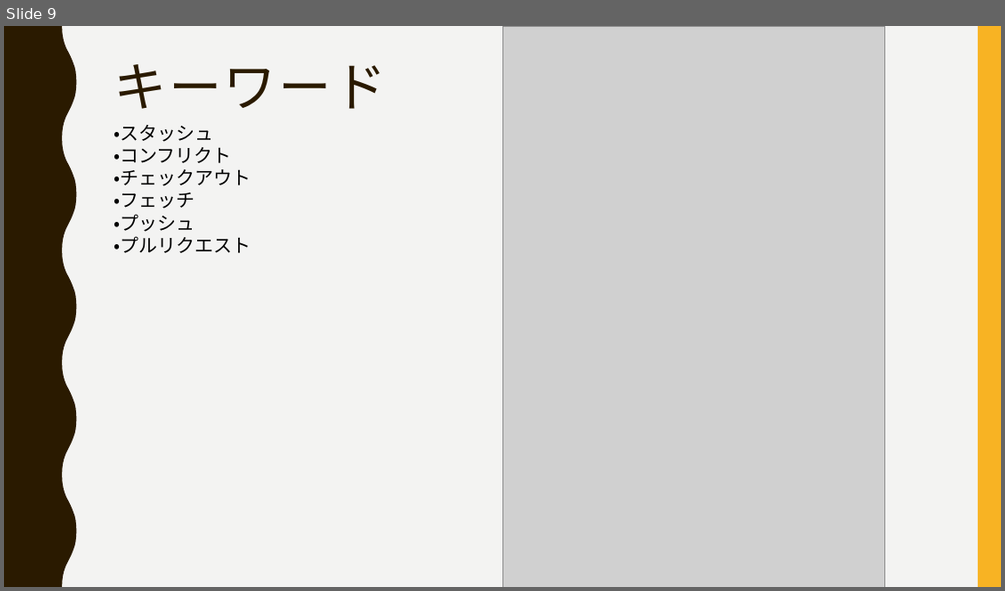
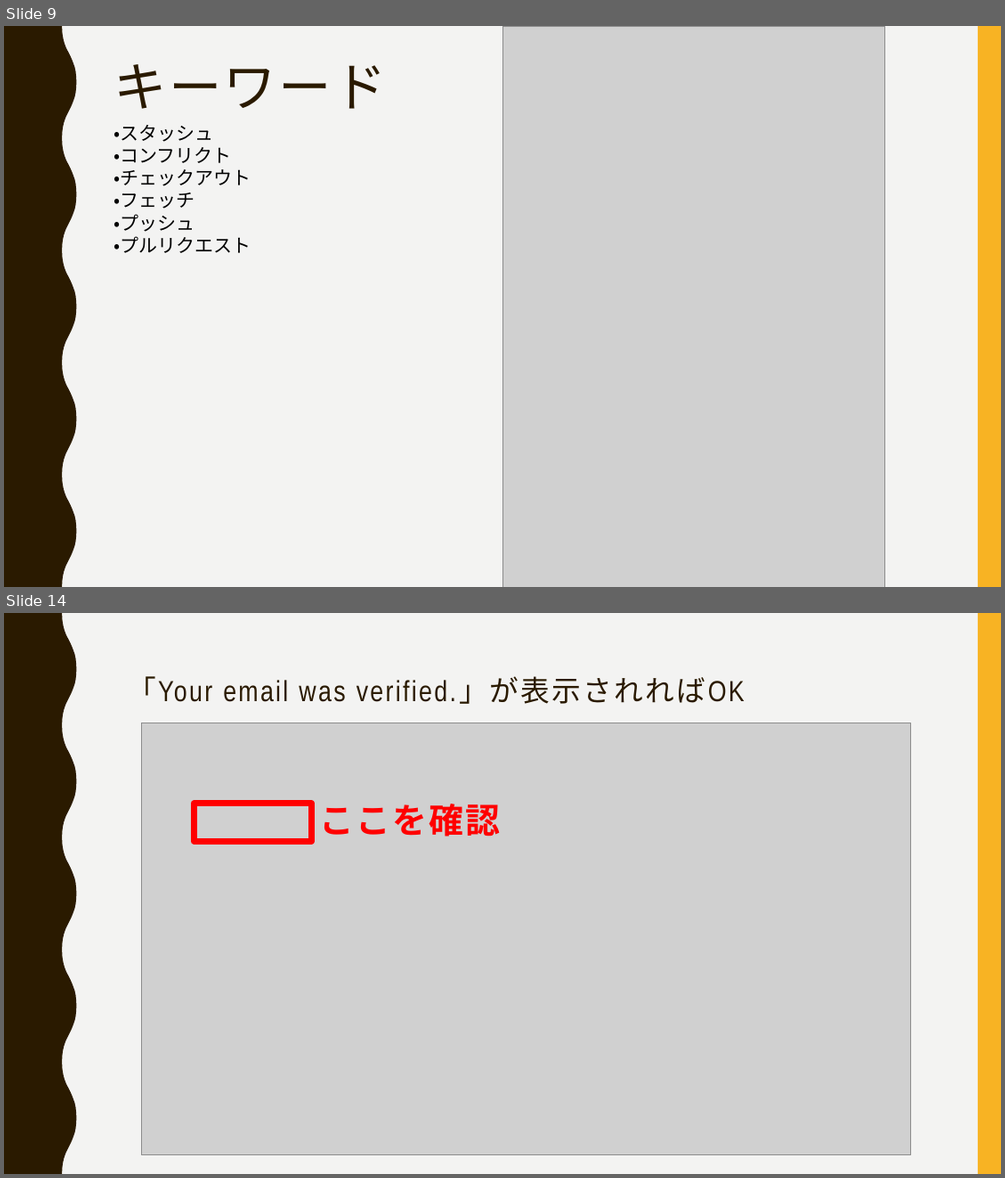
Before and after one commit to FIY24554/git_test, a slide deck: gitについて_加藤.pptx. Shown one above the other, each under a label of ours: slide 9 before the commit, slides 9 and 14 after it; the slides between them are not shown. The pictures are 1005x591 and 1005x1178 pixels, drawn with LibreOffice and Linux fonts; fonts in the diff are those of the drawing; grey boxes stand for pictures. Boxes give left, top, right and bottom in pixels: in the first picture for what was removed or moved away, otherwise in the second. Text is boxed around its words. In the diff, an @@ line names an element or a change of style, - is before the commit and + after.

```diff
--- a/gitについて_加藤.pptx
+++ b/gitについて_加藤.pptx
@@ slide 14 added at (4,613,1001,1174), background #F3F3F2; not listed: 2 template elements that a slide beside it also shows @@
@@ text added at (127,676,744,704), 28 pt, text #2A1A00 @@
+「Your email was verified.」が表示されればOK
@@ picture added at (142,723,911,1154) @@
@@ rectangle added at (194,803,311,841), outline #FF0000 6 pt @@
@@ text added at (319,803,501,836), 33.3 pt, text #FF0000, bold @@
+ここを確認
```
Also in this commit, not shown: 6 other slides added, 1 slide removed.
